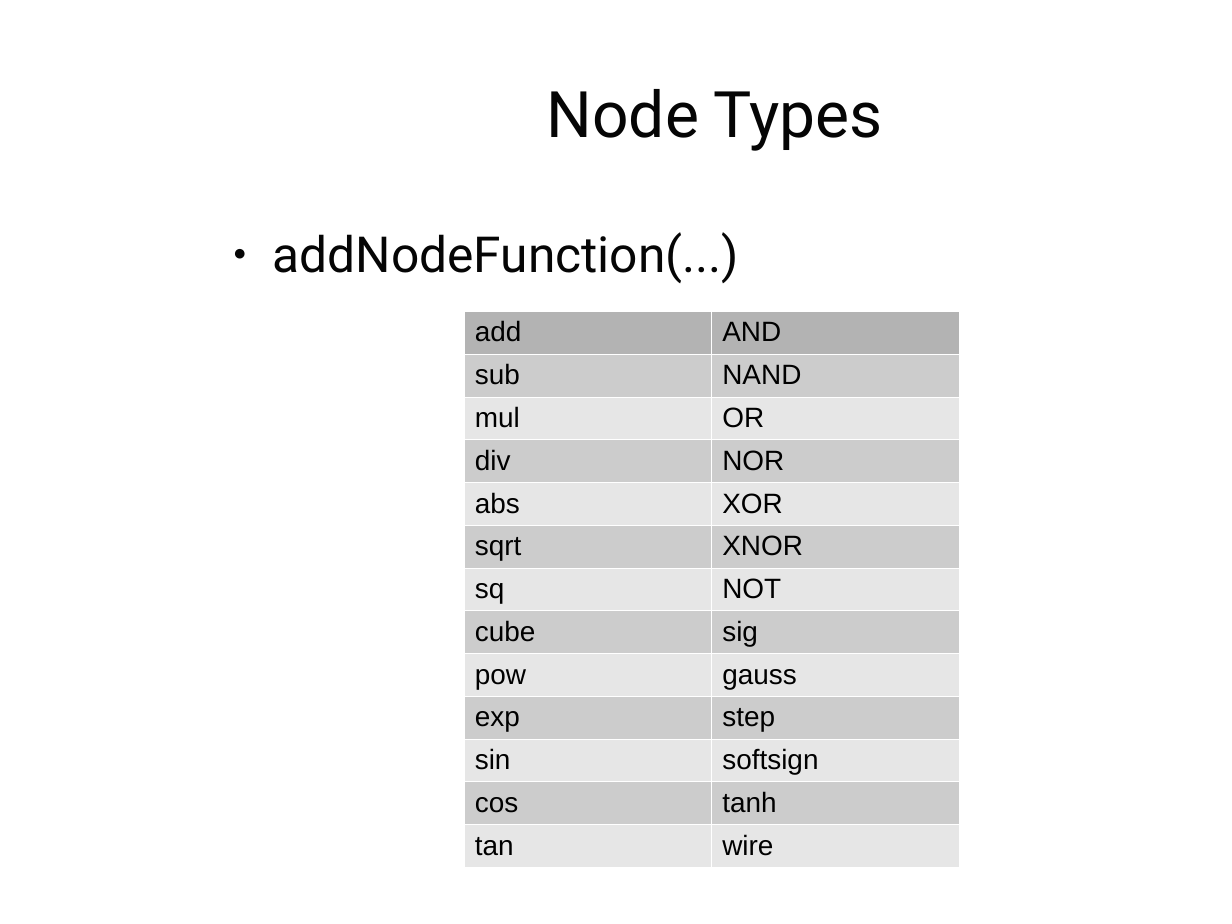
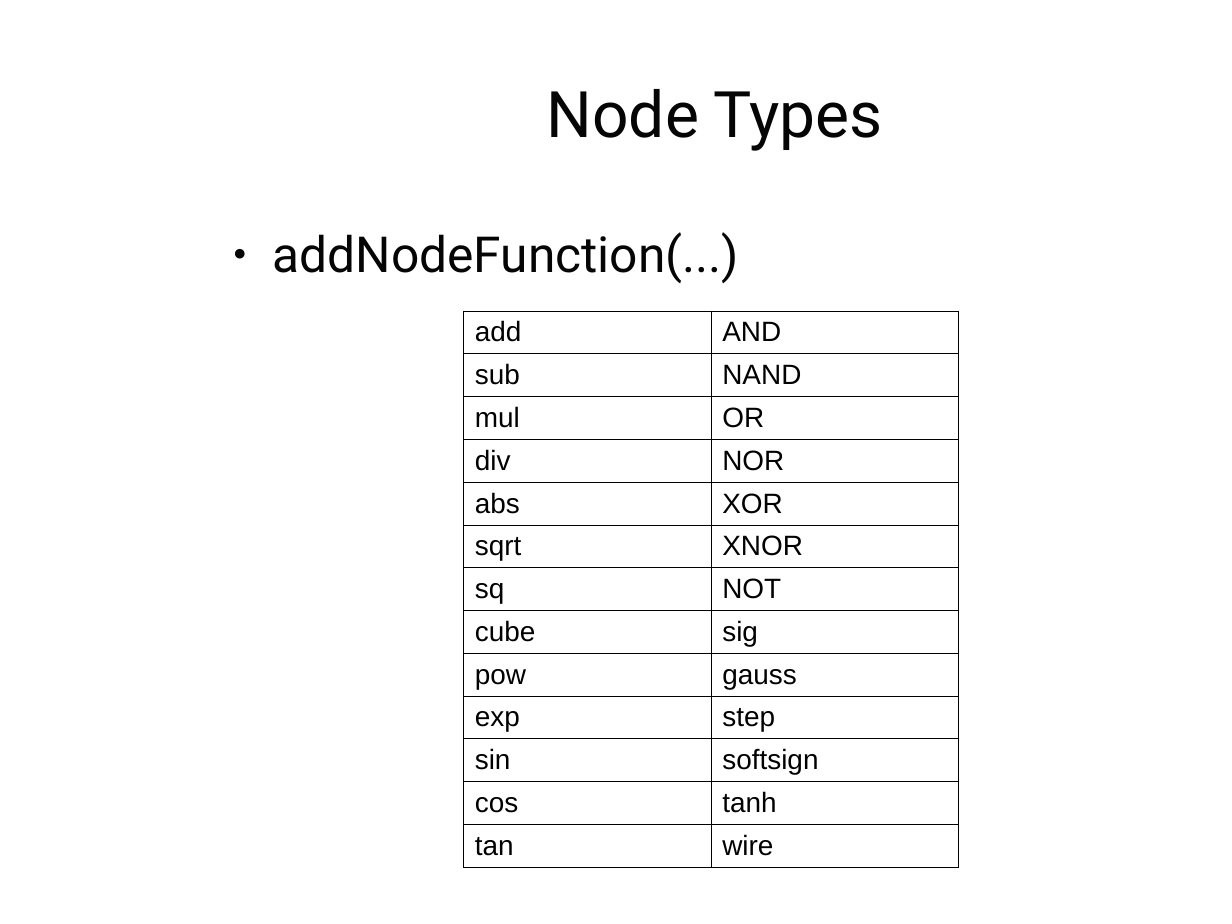
Before and after one commit to AndrewJamesTurner/CGP-Library, a slide deck: slide 9 of presentation/introduction.odp. Drawn at 1232x924 pixels with LibreOffice and Linux fonts; fonts in the diff are those of the drawing; background and template pictures are left out. Boxes give left, top, right and bottom in pixels: in the first picture for what was removed or moved away, otherwise in the second. Text is boxed around its words. In the diff, an @@ line names an element or a change of style, - is before the commit and + after.

```diff
--- a/presentation/introduction.odp
+++ b/presentation/introduction.odp
@@ table at (464,311,958,868) @@
@@ fill #B3B3B3 to none in row 1 @@
@@ fill #CCCCCC to none in 12 cells @@
@@ fill #E6E6E6 to none in 12 cells @@
@@ borders changed @@
```
Also in this commit, not shown: 3 other slides changed, 10 other files.
